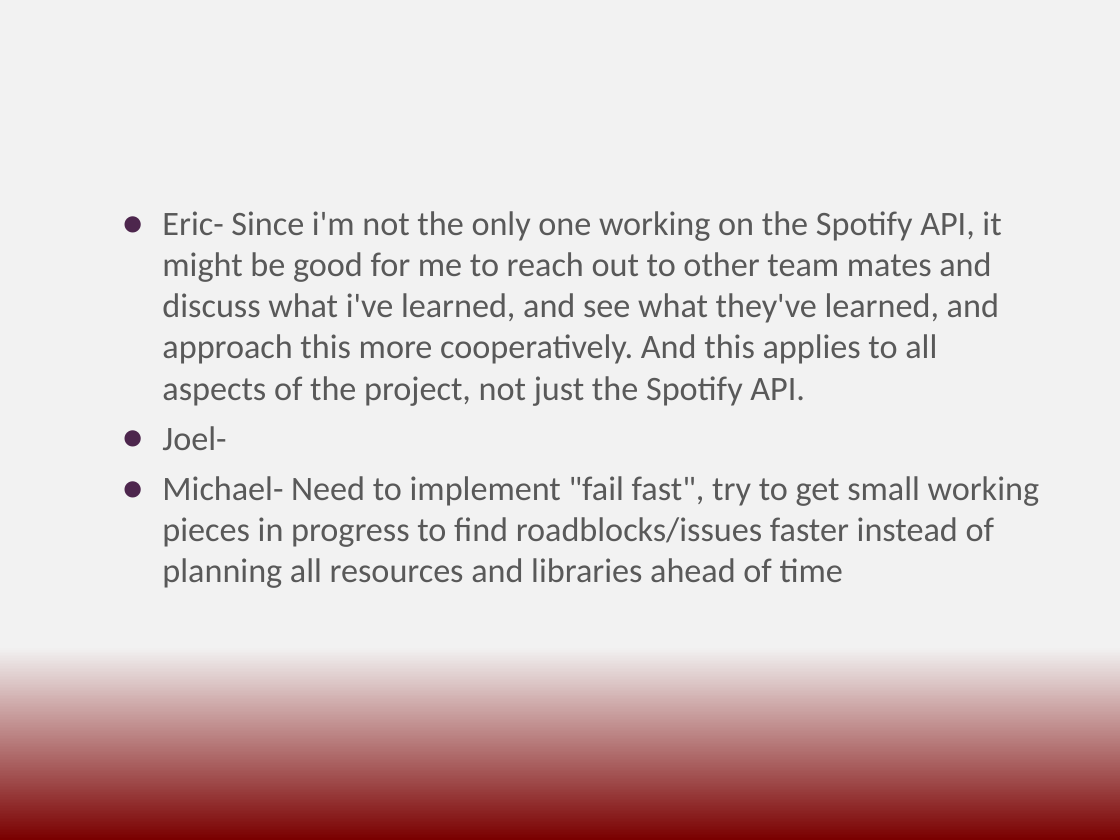
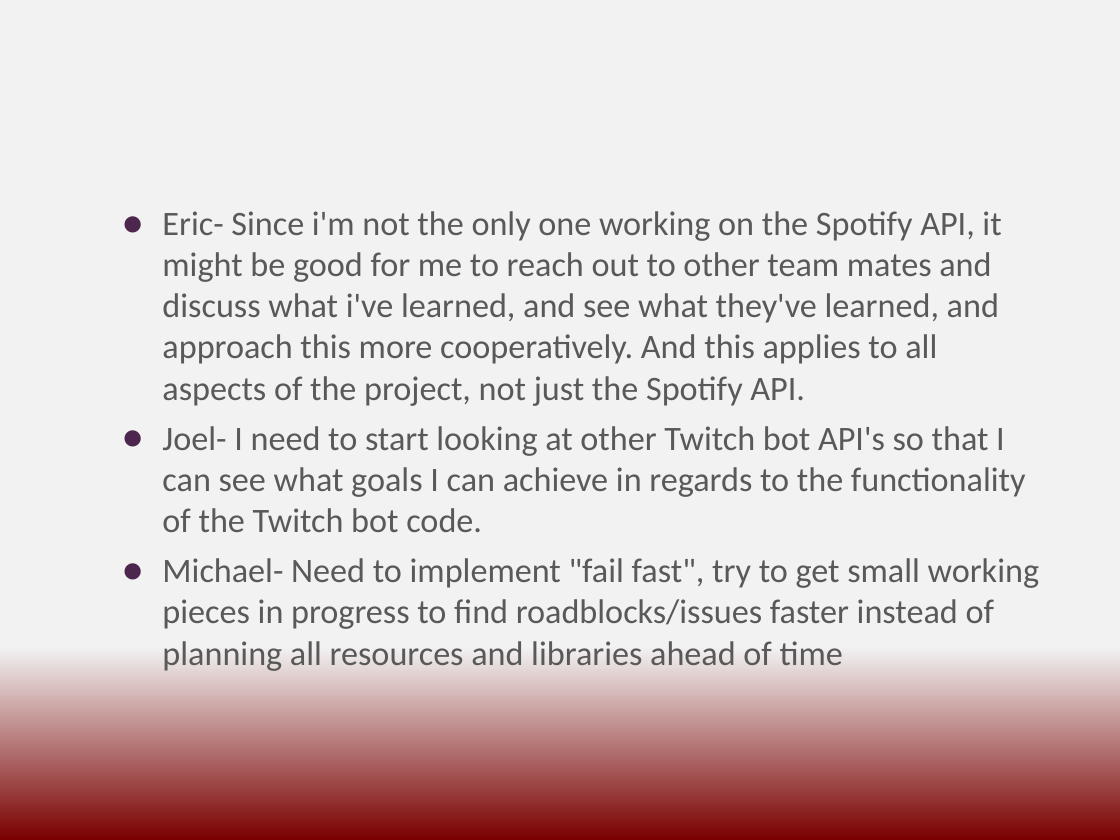
Before and after one commit to CS3398-Miranda-Cosgroves/GetRichTwitch, a slide deck: slide 4 of Retrospective.pptx. Drawn at 1120x840 pixels with LibreOffice and Linux fonts; fonts in the diff are those of the drawing. Boxes give left, top, right and bottom in pixels: in the first picture for what was removed or moved away, otherwise in the second. Text is boxed around its words. In the diff, an @@ line names an element or a change of style, - is before the commit and + after.

```diff
--- a/Retrospective.pptx
+++ b/Retrospective.pptx
@@ text at (162, 426, 1026, 532): text changed @@
-  ● Joel-
+  ● Joel- I need to start looking at other Twitch bot API's so that I can see what goals I can achieve in regards to the functionality of the Twitch bot code.
```
Also in this commit, not shown: 1 other slide changed.
